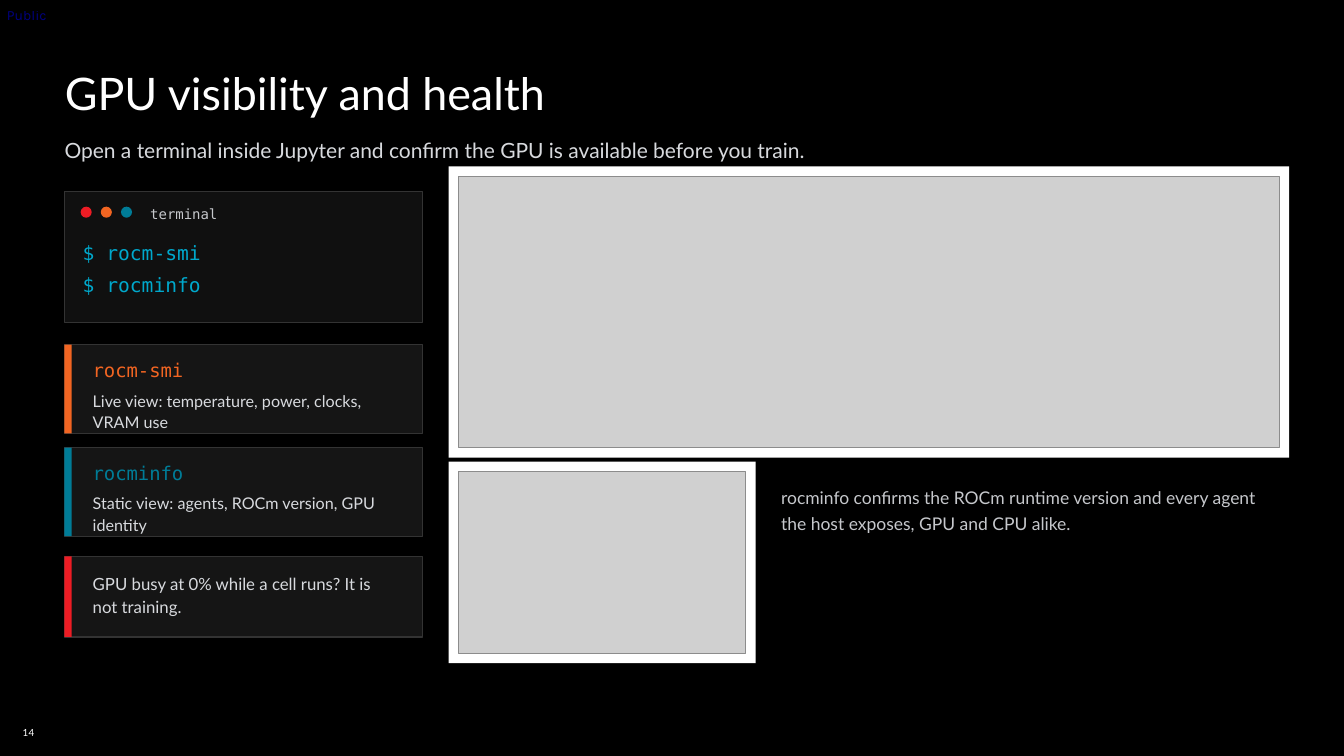
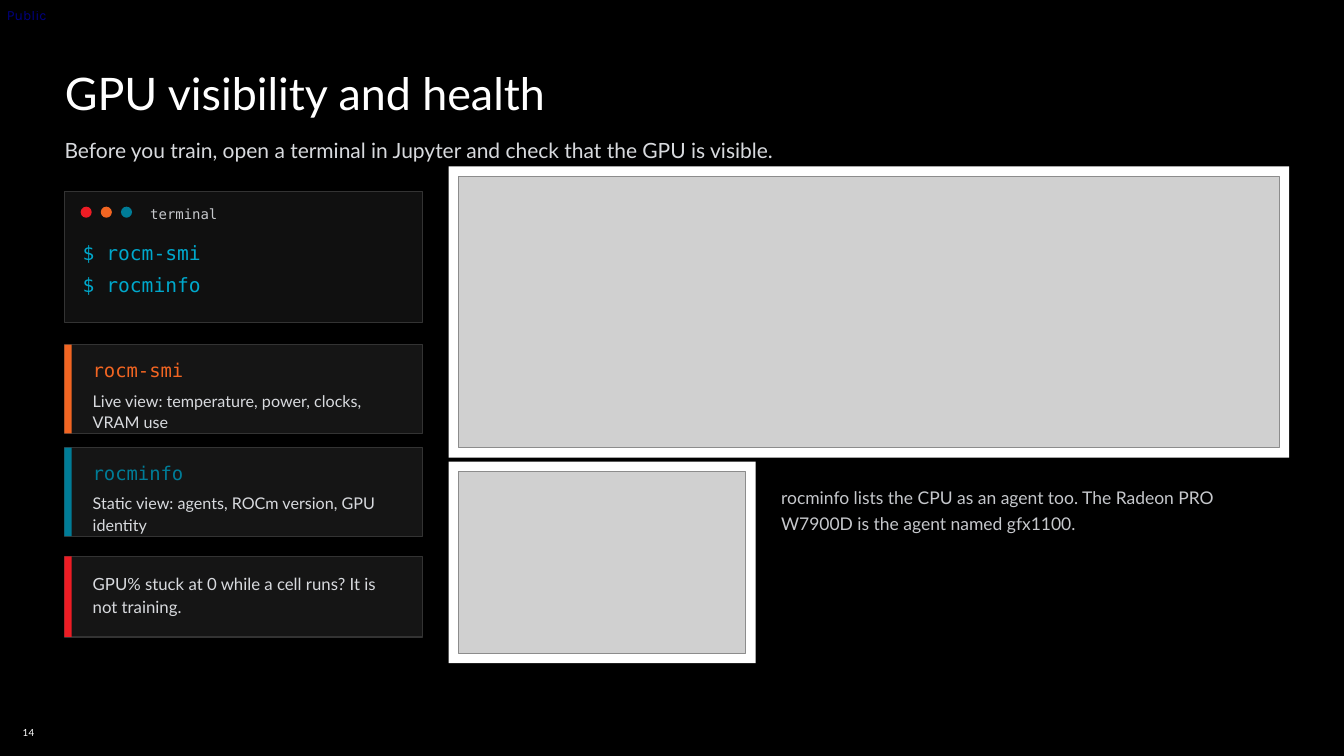
Before and after one commit to TwelveNights/Unsloth-RL-Workshop-on-Radeon, a slide deck: slide 14 of docs/AMD-Unsloth-GRPO-Fine-tuning1.pptx. Drawn at 1344x756 pixels with LibreOffice and Linux fonts; fonts in the diff are those of the drawing; grey boxes stand for pictures; background and template pictures are left out. Boxes give left, top, right and bottom in pixels: in the first picture for what was removed or moved away, otherwise in the second. Text is boxed around its words. In the diff, an @@ line names an element or a change of style, - is before the commit and + after.

```diff
--- a/docs/AMD-Unsloth-GRPO-Fine-tuning1.pptx
+++ b/docs/AMD-Unsloth-GRPO-Fine-tuning1.pptx
@@ text at (x1=65, y1=142, x2=773, y2=162): text changed @@
-Open a terminal inside Jupyter and confirm the GPU is available before you train.
+Before you train, open a terminal in Jupyter and check that the GPU is visible.
@@ text at (x1=781, y1=491, x2=1213, y2=533): text changed @@
-rocminfo confirms the ROCm runtime version and every agent the host exposes, GPU and CPU alike.
+rocminfo lists the CPU as an agent too. The Radeon PRO W7900D is the agent named gfx1100.
@@ text at (x1=93, y1=577, x2=375, y2=616): text changed @@
-GPU busy at 0% while a cell runs? It is not training.
+GPU% stuck at 0 while a cell runs? It is not training.
```
Also in this commit, not shown: 12 other slides changed, 2 other files.
